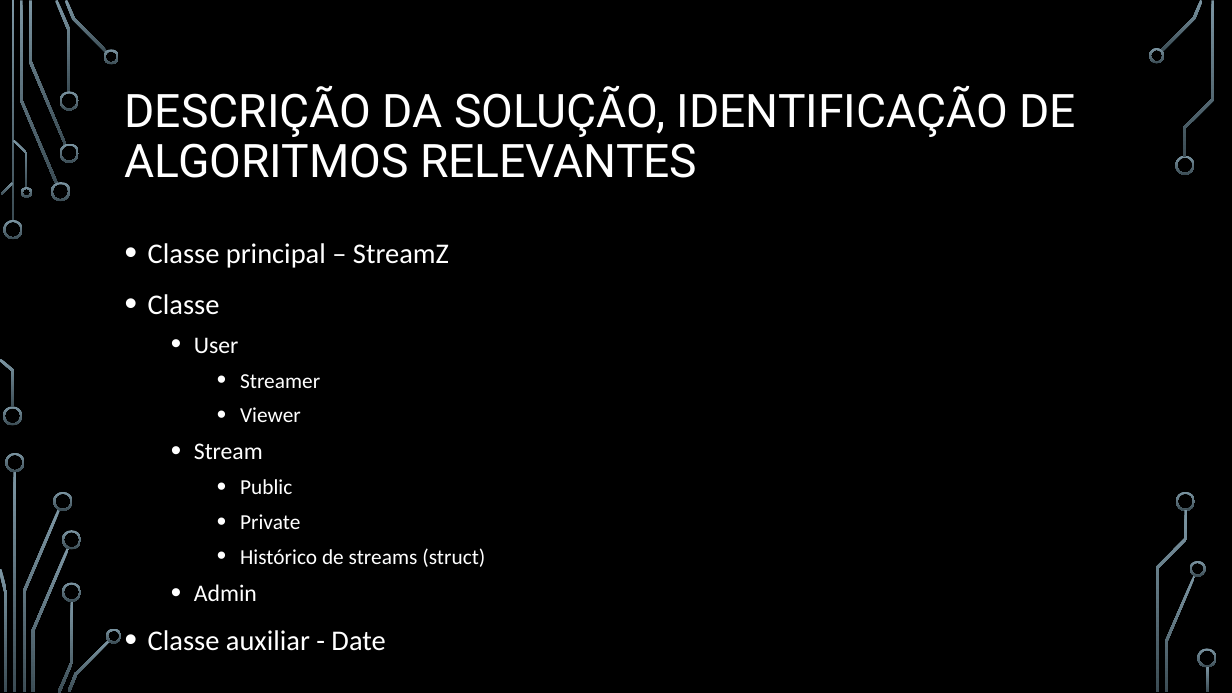
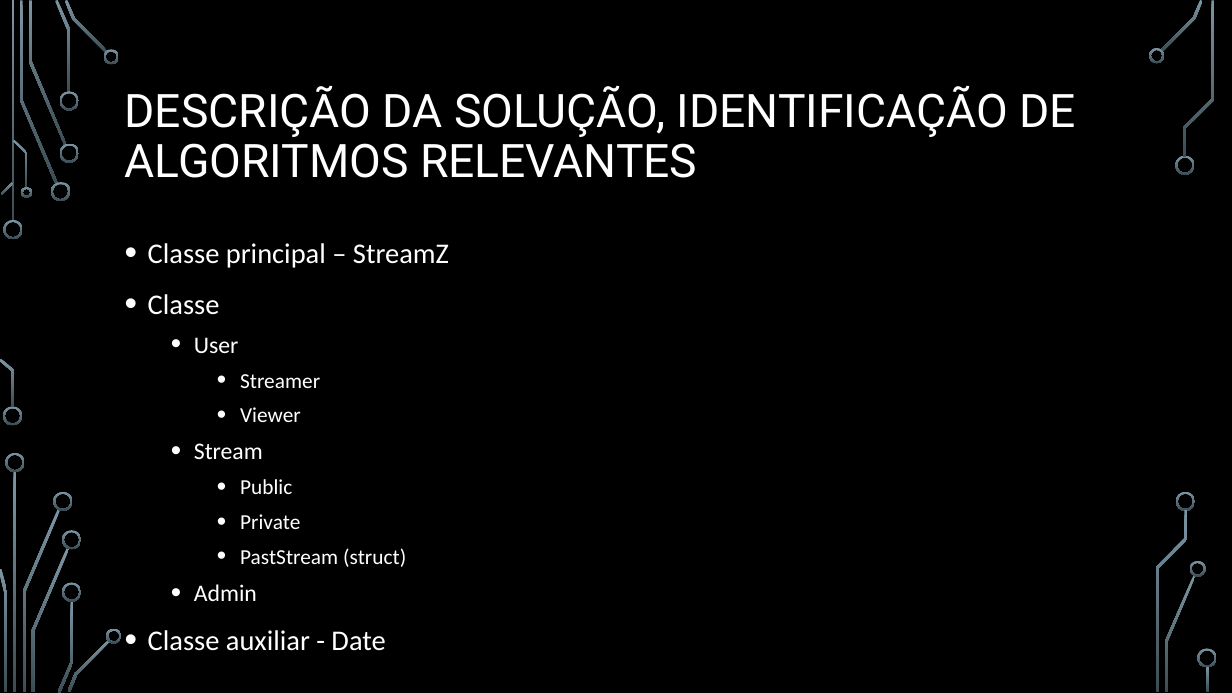
Before and after one commit to BrunoRosendo/StreamZ-AEDA-proj-, a slide deck: slide 3 of StreamZ.pptx. Drawn at 1232x693 pixels with LibreOffice and Linux fonts; fonts in the diff are those of the drawing; background and template pictures are left out. Boxes give left, top, right and bottom in pixels: in the first picture for what was removed or moved away, otherwise in the second. Text is boxed around its words. In the diff, an @@ line names an element or a change of style, - is before the commit and + after.

```diff
--- a/StreamZ.pptx
+++ b/StreamZ.pptx
@@ text at (240,548,406,567): text changed @@
-    • Histórico de streams (struct)
+    • PastStream (struct)
```
Also in this commit, not shown: 9 other slides changed, 3 slides added, 1 slide removed.
